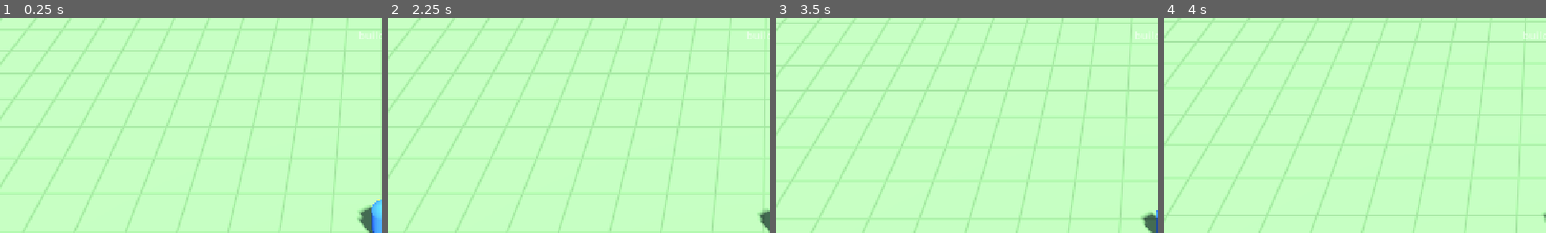
Above: before the commit, frames 1-4 (left to right).
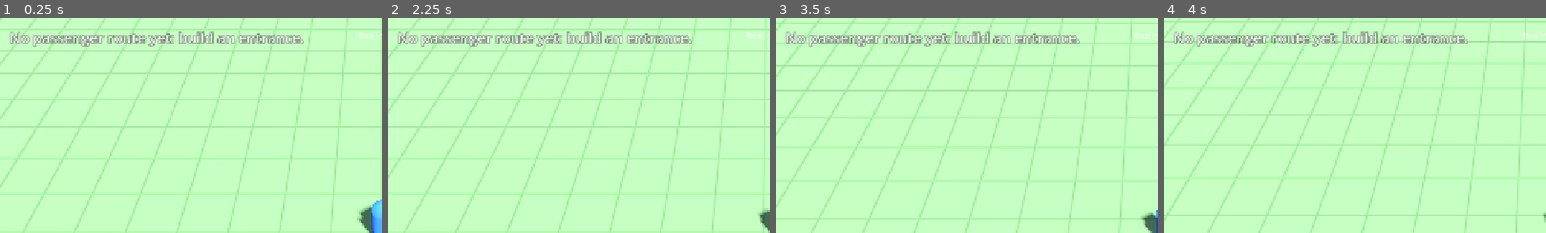
Above: after the commit, the same moments.

Repository: jakobmaier16-pixel/airport-idle
Game: Godot game, scene res://scenes/main/main.tscn
Same seed, same stepped clock (60 frames per second), same inputs: the game is played once before the commit and once after it.
Inputs (mouse positions are % of the whole screen's width and height, from its top left):
- Up to frame 1 (0.25 s): no input
- Up to frame 2 (2.25 s): click "Build" at 0.5 s; click "Manager" at 1.25 s; tap Enter at 2 s; move the mouse to (72, 45) at 2.02 s; hold D (move_right) from 2.03 s (still down); click (72, 45) at 2.17 s
- Up to frame 3 (3.5 s): release D (move_right) at 2.75 s; drag from (30, 55) to (45, 70) at 2.77 s
- Up to frame 4 (4 s): move the mouse to (60, 28) at 3.52 s; hold D (move_right) from 3.53 s (still down); click (60, 28) at 3.67 s
The pictures show only the part of the screen within x 0-50%, y 0-50%; the shares and areas given below are measured in that part.

The runs differ from the first frame. In frame 1, 2.8% of the frame differs, in the area x 2-80%, y 6-14%; in frame 2, 2.8%; in frame 3, 2.8%; in frame 4, 2.8%.

Commit message:
Draw passengers near the camera; passenger status line
- PassengerLayer draws up to 400 figures near the camera in one
  MultiMesh, smoothed between simulation steps, no shadows
- HUD status line: passengers / departed, or what the route is missing
- CLAUDE.md: new folders, fixed-step and reference-cycle rules

Co-Authored-By: Claude Opus 5.5 <noreply@anthropic.com>

Diff:
--- a/scenes/main/main.gd
+++ b/scenes/main/main.gd
@@ -33,6 +33,10 @@
 	get_tree().reload_current_scene()
 
 
+func _process(_delta: float) -> void:
+	_hud.set_status(Airport.passenger_flow.status_text())
+
+
 func _on_view_toggle_pressed() -> void:
 	_set_view(View.BUILD if current_view == View.MANAGER else View.MANAGER)
 
--- a/scenes/main/main.tscn
+++ b/scenes/main/main.tscn
@@ -8,6 +8,7 @@
 [ext_resource type="PackedScene" path="res://scenes/build/build_mode.tscn" id="6_build_mode"]
 [ext_resource type="Script" path="res://scenes/main/main.gd" id="7_main"]
 [ext_resource type="Script" path="res://scenes/buildings/building_layer.gd" id="8_building_layer"]
+[ext_resource type="Script" path="res://scenes/passengers/passenger_layer.gd" id="9_passenger_layer"]
 
 [sub_resource type="ProceduralSkyMaterial" id="ProceduralSkyMaterial_sky"]
 
@@ -38,6 +39,9 @@
 [node name="Buildings" type="Node3D" parent="."]
 script = ExtResource("8_building_layer")
 
+[node name="Passengers" type="Node3D" parent="."]
+script = ExtResource("9_passenger_layer")
+
 [node name="Manager" parent="." node_paths=PackedStringArray("joystick") instance=ExtResource("2_manager")]
 joystick = NodePath("../HUD/SafeArea/TouchJoystick")
 
--- /dev/null
+++ b/scenes/passengers/passenger_layer.gd
@@ -0,0 +1,87 @@
+class_name PassengerLayer
+extends Node3D
+## Draws passengers near the camera as simple low-poly figures, all in one batch (MultiMesh:
+## one draw call for every figure). Passengers away from the camera exist only as simulation data
+## (performance rule in CLAUDE.md). Movement is smoothed between simulation steps.
+
+## Most figures drawn at once.
+const MAX_VISIBLE: int = 400
+const FIGURE_HEIGHT: float = 1.65
+const FIGURE_RADIUS: float = 0.22
+## Clothing colors (Passenger.color_index picks one).
+const COLORS: Array[Color] = [
+	Color(0.85, 0.3, 0.3), Color(0.25, 0.45, 0.8), Color(0.95, 0.75, 0.25),
+	Color(0.3, 0.65, 0.4), Color(0.55, 0.35, 0.65), Color(0.9, 0.9, 0.9),
+]
+
+## Manager view: figures are drawn within this distance (meters) of the point the camera looks at.
+@export var manager_view_radius: float = 45.0
+
+var _multimesh: MultiMesh
+
+
+func _ready() -> void:
+	var mesh := CapsuleMesh.new()
+	mesh.radius = FIGURE_RADIUS
+	mesh.height = FIGURE_HEIGHT
+	# Low-poly: few segments are plenty at this size and keep the vertex count small.
+	mesh.radial_segments = 8
+	mesh.rings = 2
+	var material := StandardMaterial3D.new()
+	material.vertex_color_use_as_albedo = true
+	mesh.material = material
+
+	_multimesh = MultiMesh.new()
+	_multimesh.transform_format = MultiMesh.TRANSFORM_3D
+	_multimesh.use_colors = true
+	_multimesh.mesh = mesh
+	_multimesh.instance_count = MAX_VISIBLE
+	_multimesh.visible_instance_count = 0
+
+	var instance := MultiMeshInstance3D.new()
+	instance.multimesh = _multimesh
+	# Hundreds of small shadows cost a lot on older iPhones and add little.
+	instance.cast_shadow = GeometryInstance3D.SHADOW_CASTING_SETTING_OFF
+	# Positions are rewritten every frame and already smoothed with Airport.sim_alpha, so Godot's
+	# physics interpolation must stay out (it would blend unrelated figures into stretched shapes).
+	instance.physics_interpolation_mode = Node.PHYSICS_INTERPOLATION_MODE_OFF
+	add_child(instance)
+
+
+func _process(_delta: float) -> void:
+	var camera := get_viewport().get_camera_3d()
+	if camera == null:
+		return
+	var area := _visible_area(camera)
+	var center := Vector2(area.x, area.y)
+	var radius_squared := area.z * area.z
+	var alpha := Airport.sim_alpha
+	var lift := Vector3(0.0, FIGURE_HEIGHT * 0.5, 0.0)
+
+	var count := 0
+	for passenger in Airport.passenger_flow.passengers:
+		if passenger.state == Passenger.State.AT_GATE:
+			continue  # inside the gate building
+		var figure_position := passenger.previous_position.lerp(passenger.position, alpha)
+		if Vector2(figure_position.x, figure_position.z).distance_squared_to(center) > radius_squared:
+			continue
+		_multimesh.set_instance_transform(count, Transform3D(Basis.IDENTITY, figure_position + lift))
+		_multimesh.set_instance_color(count, COLORS[passenger.color_index])
+		count += 1
+		if count == MAX_VISIBLE:
+			break
+	_multimesh.visible_instance_count = count
+
+
+# Ground area worth drawing: (center x, center z, radius) around what the camera shows.
+func _visible_area(camera: Camera3D) -> Vector3:
+	if camera.projection == Camera3D.PROJECTION_ORTHOGONAL:
+		# Top-down build view: the screen shows `size` meters vertically.
+		var viewport_size := get_viewport().get_visible_rect().size
+		var half_diagonal := Vector2(camera.size * viewport_size.x / viewport_size.y, camera.size).length() * 0.5
+		return Vector3(camera.global_position.x, camera.global_position.z, half_diagonal + 2.0)
+	# Manager view: around the point in the middle of the screen.
+	var forward := -camera.global_basis.z
+	var hit: Variant = Plane(Vector3.UP, 0.0).intersects_ray(camera.global_position, forward)
+	var focus: Vector3 = hit if hit != null else camera.global_position
+	return Vector3(focus.x, focus.z, manager_view_radius)
--- a/scenes/ui/hud.gd
+++ b/scenes/ui/hud.gd
@@ -34,6 +34,7 @@
 @onready var _place_button: Button = $SafeArea/ToolPanel/ToolBar/PlaceButton
 @onready var _done_button: Button = $SafeArea/ToolPanel/ToolBar/DoneButton
 @onready var _build_label: Label = $SafeArea/BuildLabel
+@onready var _status_label: Label = $SafeArea/StatusLabel
 @onready var _reset_button: Button = $SafeArea/BuildMenu/PaintButtons/ResetButton
 
 
@@ -69,6 +70,11 @@
 		button.focus_mode = Control.FOCUS_NONE
 		button.pressed.connect(building_type_selected.emit.bind(type))
 		_building_buttons.add_child(button)
+
+
+## Passenger status line in the top left (both views).
+func set_status(text: String) -> void:
+	_status_label.text = text
 
 
 func set_view_button_text(text: String) -> void:
--- a/scenes/ui/hud.tscn
+++ b/scenes/ui/hud.tscn
@@ -45,6 +45,13 @@
 mouse_filter = 2
 theme_override_font_sizes/font_size = 18
 text = "build dev"
+
+[node name="StatusLabel" type="Label" parent="SafeArea"]
+layout_mode = 2
+size_flags_horizontal = 0
+size_flags_vertical = 0
+mouse_filter = 2
+label_settings = SubResource("LabelSettings_hint")
 
 [node name="BuildMenu" type="VBoxContainer" parent="SafeArea"]
 layout_mode = 2
Not shown, added: scenes/passengers/passenger_layer.gd.uid
Not shown, changed: CLAUDE.md
